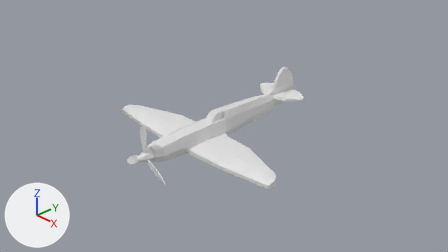
The Blender file Plane.blend as it was, and as the next commit left it.
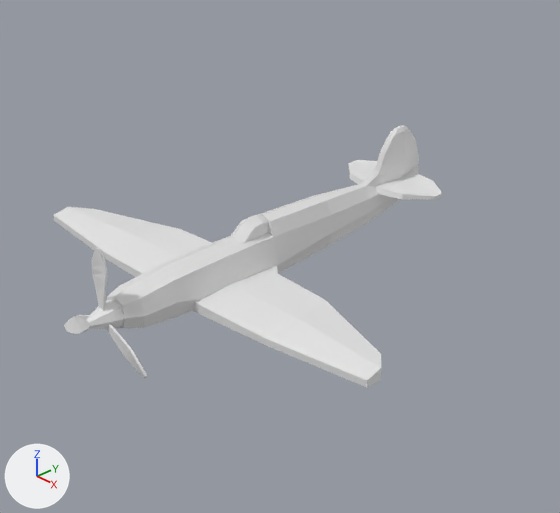
There are two pictures of each version: one from the file's camera 'Camera', one close up on the part from 22% to 80% of the width and 3% to 99% of the height. Arrows for +X, +Y and +Z are at lower left; the lights stay in place.
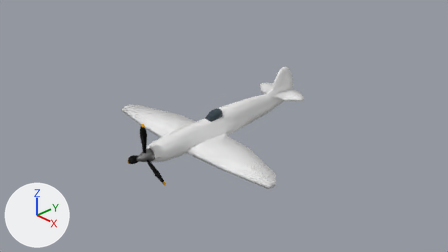
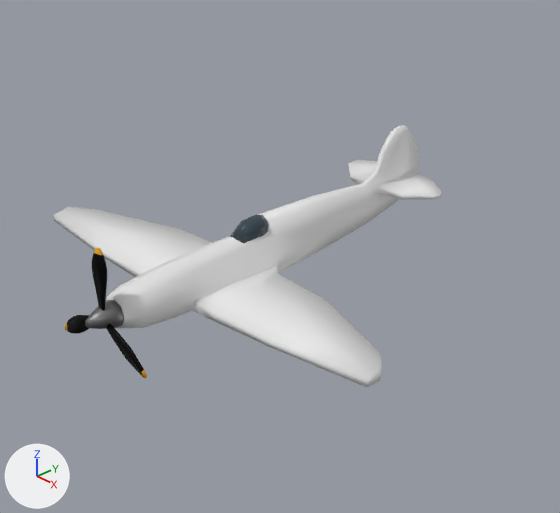
Pixel boxes [x1, y1, x2, y2] of what changed, in the close-ups (560 x 513 px):
'Cylinder', recoloured
    both: [85, 300, 124, 329]
'Cube.001', recoloured (white to blue)
    both: [230, 215, 268, 243]
part 1 of me_cube, shading changed
    both: [53, 125, 442, 387]
part 2 of me_plane, recoloured (grey to black)
    both: [67, 253, 144, 375]
part 3 of me_plane, recoloured
    both: [65, 248, 147, 378]

Diff of the bpy script that builds the scene:
```diff
--- a/Plane.blend.py
+++ b/Plane.blend.py
@@ mat_cockpit @@
+mat_cockpit = principled_material('Cockpit')
+mat_cockpit.base_color = (0.0332, 0.0575, 0.0751)  # dark blue #33444d
+mat_cockpit.roughness = 0.121
@@ mat_rotor @@
+mat_rotor = principled_material('Rotor')
+mat_rotor.base_color = (0.0127, 0.0127, 0.0127)  # black #1e1e1e
+mat_rotor.metallic = 1.0
@@ mat_tip @@
+mat_tip = principled_material('tip')
+mat_tip.base_color = (0.8, 0.363, 0.0)  # yellow #e7a200
+mat_tip.roughness = 0.856
@@ mat_motor @@
+mat_motor = principled_material('Motor')
+mat_motor.base_color = (0.219, 0.219, 0.219)  # grey #818181
+mat_motor.metallic = 1.0
+mat_motor.roughness = 0.49
@@ me_cube @@
 me_cube.from_pydata(...)  # 226 vertices, 224 faces; spans x -1.94..1.94, y -1.29..2.25, z -0.24..0.68
 # used by ob_cube; location = (0.0, -0.353, -0.026)
+# me_cube part 1: all faces are now shaded smooth (224 of 224 changed)
 me_cube.materials.append(mat_plane)
@@ me_cylinder @@
 me_cylinder.from_pydata(...)  # 32 vertices, 26 faces; spans x -1.0..1.0, y -1.0..1.0, z -1.0..1.48
+me_cylinder.materials.append(mat_motor)  # grey #818181
@@ me_plane @@
 me_plane.from_pydata(...)  # 14 vertices, 6 faces; spans x -0.07..0.07, y -0.051..0.462, z -0.015..0.015
 # used by ob_plane; location = (0.001, -1.771, 0.106); rotation_euler = (1.571, 0.0, 0.0), in degrees (90, 0, 0)
+# me_plane part 2: all 5 faces centred in x 0.0, y 0.0..0.388, z 0.0 switch from no material to mat_rotor (black #1e1e1e)
+# me_plane part 3: the 1 face centred in x 0.0, y 0.441, z 0.0 switches from no material to mat_tip (yellow #e7a200)
+me_plane.materials.append(mat_tip)  # yellow #e7a200
@@ me_cube_002 @@
 me_cube_002.from_pydata(...)  # 18 vertices, 16 faces; spans x -1.0..1.0, y -0.46..4.77, z -0.94..1.21
+me_cube_002.materials.append(mat_cockpit)  # dark blue #33444d
```
